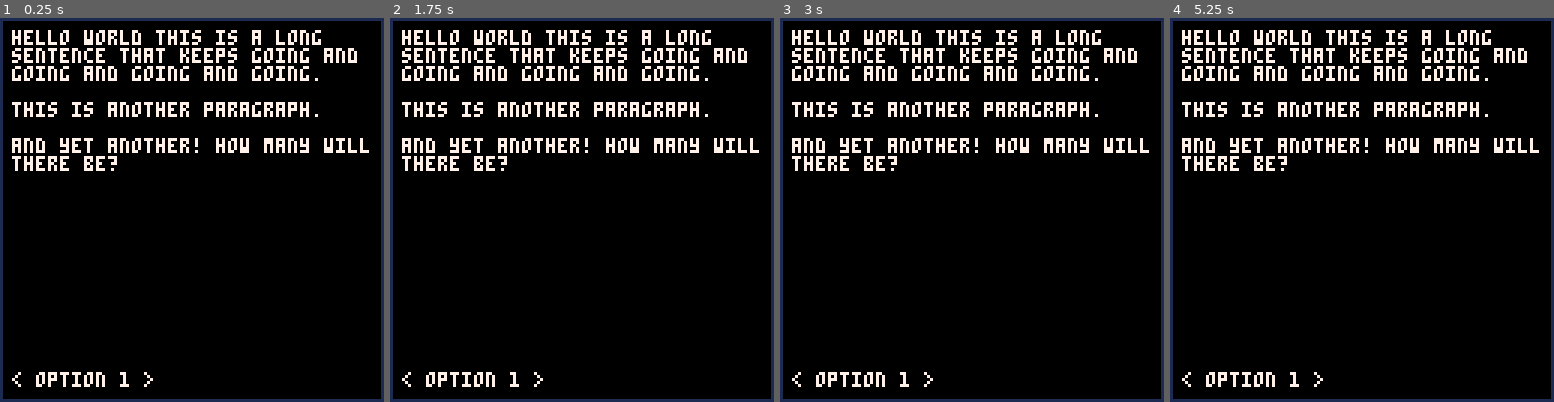
Above: before the commit, frames 1-4 (left to right).
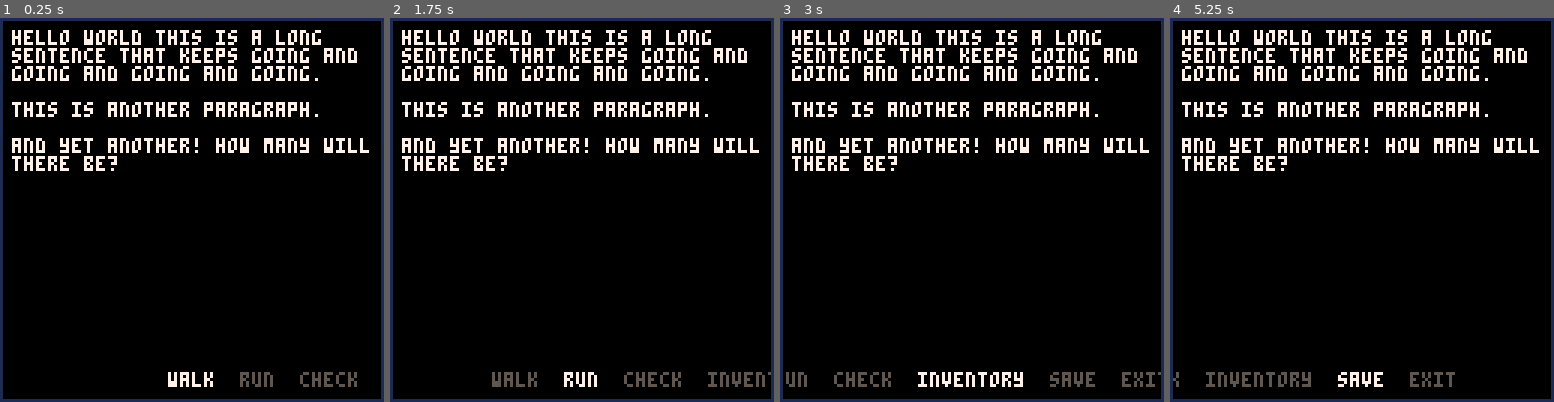
Above: after the commit, the same moments.

Repository: fletchmakes/story-engine
Game: PICO-8 cartridge storyengine.p8
Same seed, same stepped clock (60 frames per second), same inputs: the game is played once before the commit and once after it.
Inputs:
- Up to frame 1 (0.25 s): no input
- Up to frame 2 (1.75 s): hold Right from 1.6 s (still down)
- Up to frame 3 (3 s): release Right at 2.1 s; hold Right from 2.47 s (still down)
- Up to frame 4 (5.25 s): release Right at 3.03 s; hold Left 3.08-3.58 s; hold Right 4.02-4.68 s; hold Left from 5.08 s (still down)

The runs differ from the first frame. In frame 1, 1.2% of the frame differs, in the area x 3-93%, y 92-97%; in frame 2, 1.4%; in frame 3, 1.6%, in the area x 1-100%, y 92-97%; in frame 4, 1.3%.

Commit message:
work on menu system

Diff:
--- a/storyengine.p8
+++ b/storyengine.p8
@@ -2,33 +2,57 @@
 version 36
 __lua__
 -- globals
-MARGIN = 4
-SCREEN_WIDTH = 128
-LINE_HEIGHT = 6
-LETTER_WIDTH = 4
+_margin = 4
+_screen_width = 128
+_line_height = 6
+_letter_width = 4
+
+_menu_option = 1
 
 -->8
 -- text functions
-function wrap_text(sentence, screen_y)
+function print_text(sentence, screen_y)
     local words = split(sentence, " ", false)
-    screen_cursor_x = MARGIN
+    screen_cursor_x = _margin
     screen_cursor_y = screen_y
 
     foreach( words, function(word)
-        if (#word * LETTER_WIDTH + screen_cursor_x > SCREEN_WIDTH - MARGIN) then
-            screen_cursor_y = screen_cursor_y + LINE_HEIGHT
-            screen_cursor_x = MARGIN
+        if (#word * _letter_width + screen_cursor_x > _screen_width - _margin) then
+            screen_cursor_y = screen_cursor_y + _line_height
+            screen_cursor_x = _margin
         end
 
         print(word, screen_cursor_x, screen_cursor_y, 7)
-        screen_cursor_x = screen_cursor_x + (#word * LETTER_WIDTH) + LETTER_WIDTH
+        screen_cursor_x = screen_cursor_x + (#word * _letter_width) + _letter_width
     end )
 
     return screen_cursor_y
 end
 
-function menu()
-    print("< option 1 >", MARGIN, SCREEN_WIDTH - MARGIN - LINE_HEIGHT, 7)
+function center(word)
+    return (_screen_width / 2) - ((#word * _letter_width) / 2)
+end
+
+-->8
+-- menus
+function print_menu(options, active_idx)
+    local center_x = center(options[active_idx])
+    local cursor_x = center_x
+    local cursor = active_idx
+
+    while (cursor > 1) do
+        cursor = cursor - 1
+        cursor_x = cursor_x - (_letter_width + _letter_width + (#options[cursor] * _letter_width))
+    end
+
+    for i=1,#options do
+        local color = 5
+        if (active_idx == i) then
+            color = 7
+        end
+        print(options[i], cursor_x, 128 - _margin - _line_height, color)
+        cursor_x = cursor_x + (_letter_width + _letter_width + (#options[i] * _letter_width))
+    end
 end
 
 -->8
@@ -38,17 +62,23 @@
 end
 
 function _update60()
+    if (btnp(0) and _menu_option > 1) then
+        _menu_option = _menu_option - 1
+    end
 
+    if (btnp(1) and _menu_option < 6) then
+        _menu_option = _menu_option + 1
+    end
 end
 
 function _draw()
     cls(0)
     local y = 0
-    y = wrap_text("hello world this is a long sentence that keeps going and going and going and going.", y + MARGIN)
-    y = wrap_text("this is another paragraph.", y + (LINE_HEIGHT * 2))
-    y = wrap_text("and yet another! how many will there be?", y + (LINE_HEIGHT * 2))
+    y = print_text("hello world this is a long sentence that keeps going and going and going and going.", y + _margin)
+    y = print_text("this is another paragraph.", y + (_line_height * 2))
+    y = print_text("and yet another! how many will there be?", y + (_line_height * 2))
 
-    menu()
+    print_menu({"walk", "run", "check", "inventory", "save", "exit"}, _menu_option)
 
     rect(0, 0, 127, 127, 1)
 end
